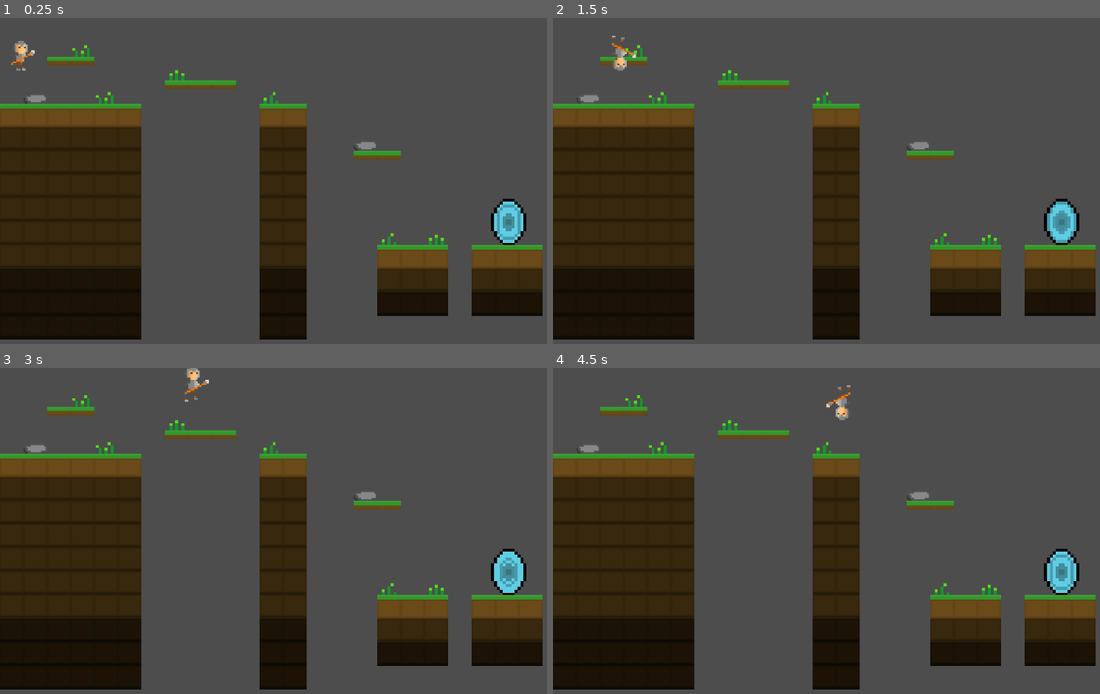
Above: before the commit, frames 1-4 (two rows, left to right).
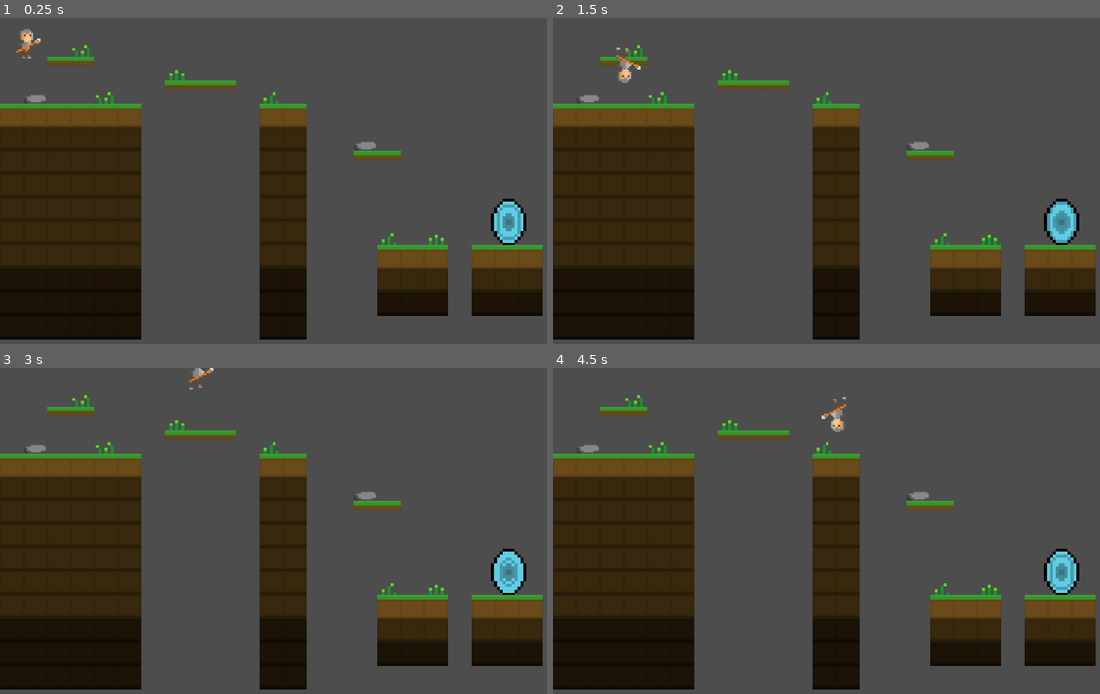
Above: after the commit, the same moments.

Repository: KindaBoringHere/puzzle-platformer
Game: Godot game, scene res://scenes/test.tscn
Two runs of this game, one before a commit and one after it. Both use one fixed random seed, a clock stepped at 60 frames per second and the inputs below.
Inputs:
- Up to frame 1 (0.25 s): no input
- Up to frame 2 (1.5 s): hold Right (ui_right) from 0.53 s (still down); tap G (attack) at 0.6 s; tap H (gravity) at 1.35 s
- Up to frame 3 (3 s): release Right (ui_right) at 2.03 s; hold Left (ui_left) 2.03-2.78 s; tap G (attack) at 2.1 s; hold Right (ui_right) from 2.78 s (still down); tap H (gravity) at 2.85 s
- Up to frame 4 (4.5 s): tap G (attack) at 3.6 s; release Right (ui_right) at 4.28 s; hold Left (ui_left) from 4.28 s (still down); tap H (gravity) at 4.35 s

The runs differ from the first frame. In frame 1, 0.3% of the frame differs, in the area x 2-8%, y 3-17%; in frame 2, 0.3%; in frame 3, 0.2%; in frame 4, 0.3%, in the area x 49-55%, y 5-20%.

Commit message:
changed the rest
still need to change the attack and the collision box

Diff:
--- a/scenes/player.tscn
+++ b/scenes/player.tscn
@@ -74,31 +74,31 @@
 atlas = ExtResource("10_tmmvy")
 region = Rect2(7, 13, 18, 19)
 
-[sub_resource type="AtlasTexture" id="AtlasTexture_dm7i0"]
+[sub_resource type="AtlasTexture" id="AtlasTexture_hpo5h"]
 atlas = ExtResource("11_12ksr")
-region = Rect2(1, 13, 19, 19)
-
-[sub_resource type="AtlasTexture" id="AtlasTexture_0kokt"]
+region = Rect2(1, 13, 20, 19)
+
+[sub_resource type="AtlasTexture" id="AtlasTexture_utyox"]
 atlas = ExtResource("12_q2qsc")
-region = Rect2(1, 13, 19, 19)
-
-[sub_resource type="AtlasTexture" id="AtlasTexture_v4ivt"]
+region = Rect2(1, 13, 20, 19)
+
+[sub_resource type="AtlasTexture" id="AtlasTexture_rc4qo"]
 atlas = ExtResource("13_nq5b3")
-region = Rect2(1, 13, 19, 19)
-
-[sub_resource type="AtlasTexture" id="AtlasTexture_4lrqa"]
+region = Rect2(1, 13, 20, 19)
+
+[sub_resource type="AtlasTexture" id="AtlasTexture_b4im2"]
 atlas = ExtResource("14_iwj0o")
-region = Rect2(1, 13, 19, 19)
-
-[sub_resource type="AtlasTexture" id="AtlasTexture_yg1l6"]
+region = Rect2(1, 13, 20, 19)
+
+[sub_resource type="AtlasTexture" id="AtlasTexture_mmc4a"]
 atlas = ExtResource("15_kkyyx")
 region = Rect2(1, 13, 20, 19)
 
-[sub_resource type="AtlasTexture" id="AtlasTexture_7cujf"]
+[sub_resource type="AtlasTexture" id="AtlasTexture_janqe"]
 atlas = ExtResource("16_xy1ym")
 region = Rect2(1, 13, 20, 19)
 
-[sub_resource type="AtlasTexture" id="AtlasTexture_dy2en"]
+[sub_resource type="AtlasTexture" id="AtlasTexture_cthhm"]
 atlas = ExtResource("17_g4tli")
 region = Rect2(1, 13, 20, 19)
 
@@ -122,6 +122,50 @@
 atlas = ExtResource("22_chyd0")
 region = Rect2(6, 14, 14, 18)
 
+[sub_resource type="AtlasTexture" id="AtlasTexture_25iqy"]
+atlas = ExtResource("18_dg0yu")
+region = Rect2(6, 13, 14, 19)
+
+[sub_resource type="AtlasTexture" id="AtlasTexture_8clss"]
+atlas = ExtResource("23_pkm2x")
+region = Rect2(6, 13, 15, 19)
+
+[sub_resource type="AtlasTexture" id="AtlasTexture_kopc8"]
+atlas = ExtResource("24_maay4")
+region = Rect2(6, 13, 15, 19)
+
+[sub_resource type="AtlasTexture" id="AtlasTexture_2ptey"]
+atlas = ExtResource("25_p0e2f")
+region = Rect2(6, 13, 15, 19)
+
+[sub_resource type="AtlasTexture" id="AtlasTexture_cr4xe"]
+atlas = ExtResource("26_vi02s")
+region = Rect2(6, 13, 15, 19)
+
+[sub_resource type="AtlasTexture" id="AtlasTexture_1gltp"]
+atlas = ExtResource("27_ldkvb")
+region = Rect2(6, 13, 15, 19)
+
+[sub_resource type="AtlasTexture" id="AtlasTexture_8fgjn"]
+atlas = ExtResource("28_3xd3e")
+region = Rect2(6, 13, 15, 19)
+
+[sub_resource type="AtlasTexture" id="AtlasTexture_1no8w"]
+atlas = ExtResource("29_s7gu3")
+region = Rect2(6, 13, 15, 19)
+
+[sub_resource type="AtlasTexture" id="AtlasTexture_3hvjy"]
+atlas = ExtResource("30_cecw4")
+region = Rect2(6, 13, 15, 19)
+
+[sub_resource type="AtlasTexture" id="AtlasTexture_q7sxe"]
+atlas = ExtResource("31_feo6a")
+region = Rect2(6, 13, 15, 19)
+
+[sub_resource type="AtlasTexture" id="AtlasTexture_ol2au"]
+atlas = ExtResource("32_klja3")
+region = Rect2(6, 13, 15, 19)
+
 [sub_resource type="SpriteFrames" id="SpriteFrames_4x6r6"]
 animations = [{
 "frames": [{
@@ -161,25 +205,25 @@
 }, {
 "frames": [{
 "duration": 1.0,
-"texture": SubResource("AtlasTexture_dm7i0")
-}, {
-"duration": 1.0,
-"texture": SubResource("AtlasTexture_0kokt")
-}, {
-"duration": 1.0,
-"texture": SubResource("AtlasTexture_v4ivt")
-}, {
-"duration": 1.0,
-"texture": SubResource("AtlasTexture_4lrqa")
-}, {
-"duration": 1.0,
-"texture": SubResource("AtlasTexture_yg1l6")
-}, {
-"duration": 1.0,
-"texture": SubResource("AtlasTexture_7cujf")
-}, {
-"duration": 1.0,
-"texture": SubResource("AtlasTexture_dy2en")
+"texture": SubResource("AtlasTexture_hpo5h")
+}, {
+"duration": 1.0,
+"texture": SubResource("AtlasTexture_utyox")
+}, {
+"duration": 1.0,
+"texture": SubResource("AtlasTexture_rc4qo")
+}, {
+"duration": 1.0,
+"texture": SubResource("AtlasTexture_b4im2")
+}, {
+"duration": 1.0,
+"texture": SubResource("AtlasTexture_mmc4a")
+}, {
+"duration": 1.0,
+"texture": SubResource("AtlasTexture_janqe")
+}, {
+"duration": 1.0,
+"texture": SubResource("AtlasTexture_cthhm")
 }],
 "loop": true,
 "name": &"death",
@@ -203,11 +247,11 @@
 }],
 "loop": true,
 "name": &"idle",
-"speed": 2.5
-}, {
-"frames": [{
-"duration": 1.0,
-"texture": ExtResource("18_dg0yu")
+"speed": 5.0
+}, {
+"frames": [{
+"duration": 1.0,
+"texture": SubResource("AtlasTexture_25iqy")
 }],
 "loop": true,
 "name": &"reset",
@@ -215,34 +259,34 @@
 }, {
 "frames": [{
 "duration": 1.0,
-"texture": ExtResource("23_pkm2x")
-}, {
-"duration": 1.0,
-"texture": ExtResource("24_maay4")
-}, {
-"duration": 1.0,
-"texture": ExtResource("25_p0e2f")
-}, {
-"duration": 1.0,
-"texture": ExtResource("26_vi02s")
-}, {
-"duration": 1.0,
-"texture": ExtResource("27_ldkvb")
-}, {
-"duration": 1.0,
-"texture": ExtResource("28_3xd3e")
-}, {
-"duration": 1.0,
-"texture": ExtResource("29_s7gu3")
-}, {
-"duration": 1.0,
-"texture": ExtResource("30_cecw4")
-}, {
-"duration": 1.0,
-"texture": ExtResource("31_feo6a")
-}, {
-"duration": 1.0,
-"texture": ExtResource("32_klja3")
+"texture": SubResource("AtlasTexture_8clss")
+}, {
+"duration": 1.0,
+"texture": SubResource("AtlasTexture_kopc8")
+}, {
+"duration": 1.0,
+"texture": SubResource("AtlasTexture_2ptey")
+}, {
+"duration": 1.0,
+"texture": SubResource("AtlasTexture_cr4xe")
+}, {
+"duration": 1.0,
+"texture": SubResource("AtlasTexture_1gltp")
+}, {
+"duration": 1.0,
+"texture": SubResource("AtlasTexture_8fgjn")
+}, {
+"duration": 1.0,
+"texture": SubResource("AtlasTexture_1no8w")
+}, {
+"duration": 1.0,
+"texture": SubResource("AtlasTexture_3hvjy")
+}, {
+"duration": 1.0,
+"texture": SubResource("AtlasTexture_q7sxe")
+}, {
+"duration": 1.0,
+"texture": SubResource("AtlasTexture_ol2au")
 }],
 "loop": true,
 "name": &"run",
@@ -260,8 +304,7 @@
 position = Vector2(1, -8)
 sprite_frames = SubResource("SpriteFrames_4x6r6")
 animation = &"death"
-frame = 3
-frame_progress = 0.638026
+frame_progress = 0.2725
 speed_scale = 3.0
 offset = Vector2(3, 0)
 
Not shown: 1 places in scenes/player.tscn that only renumber resources
